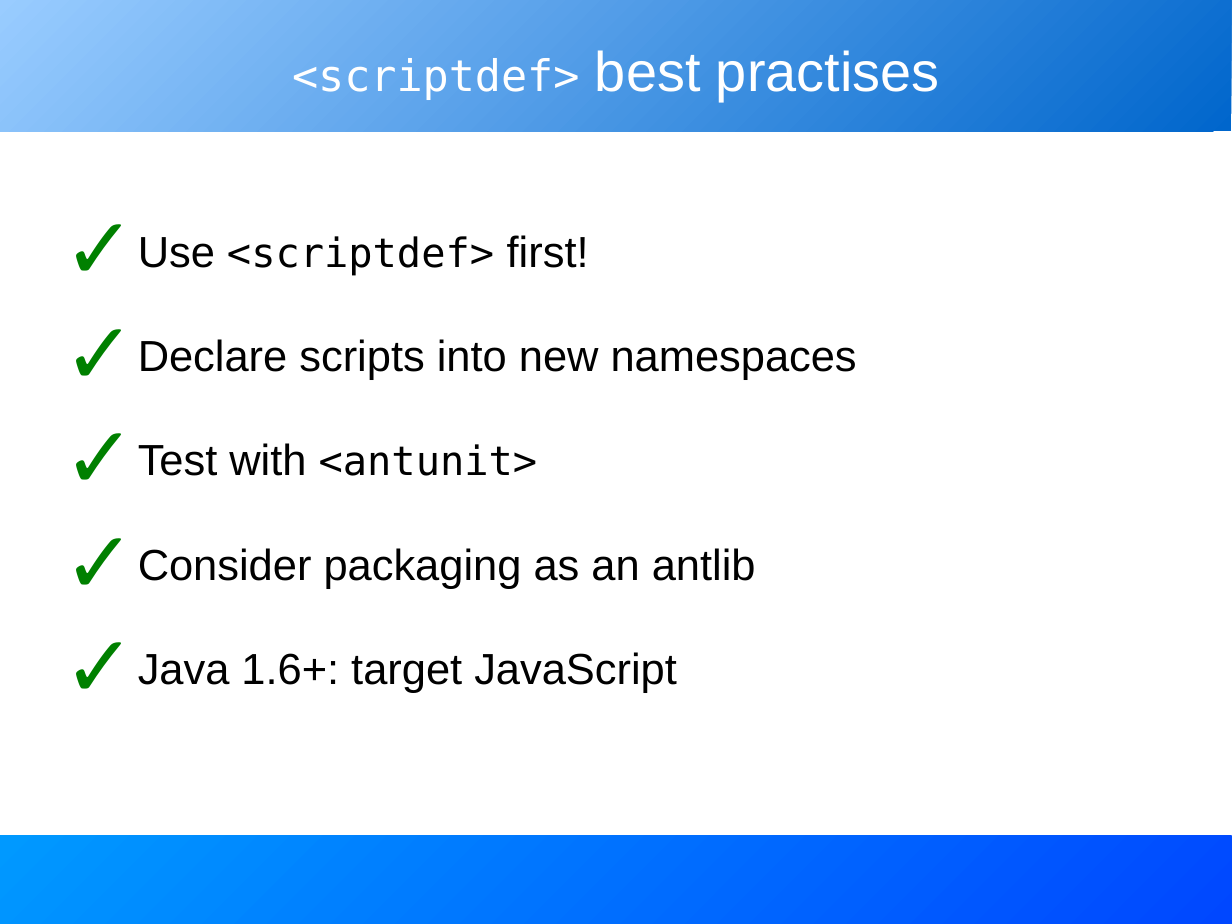
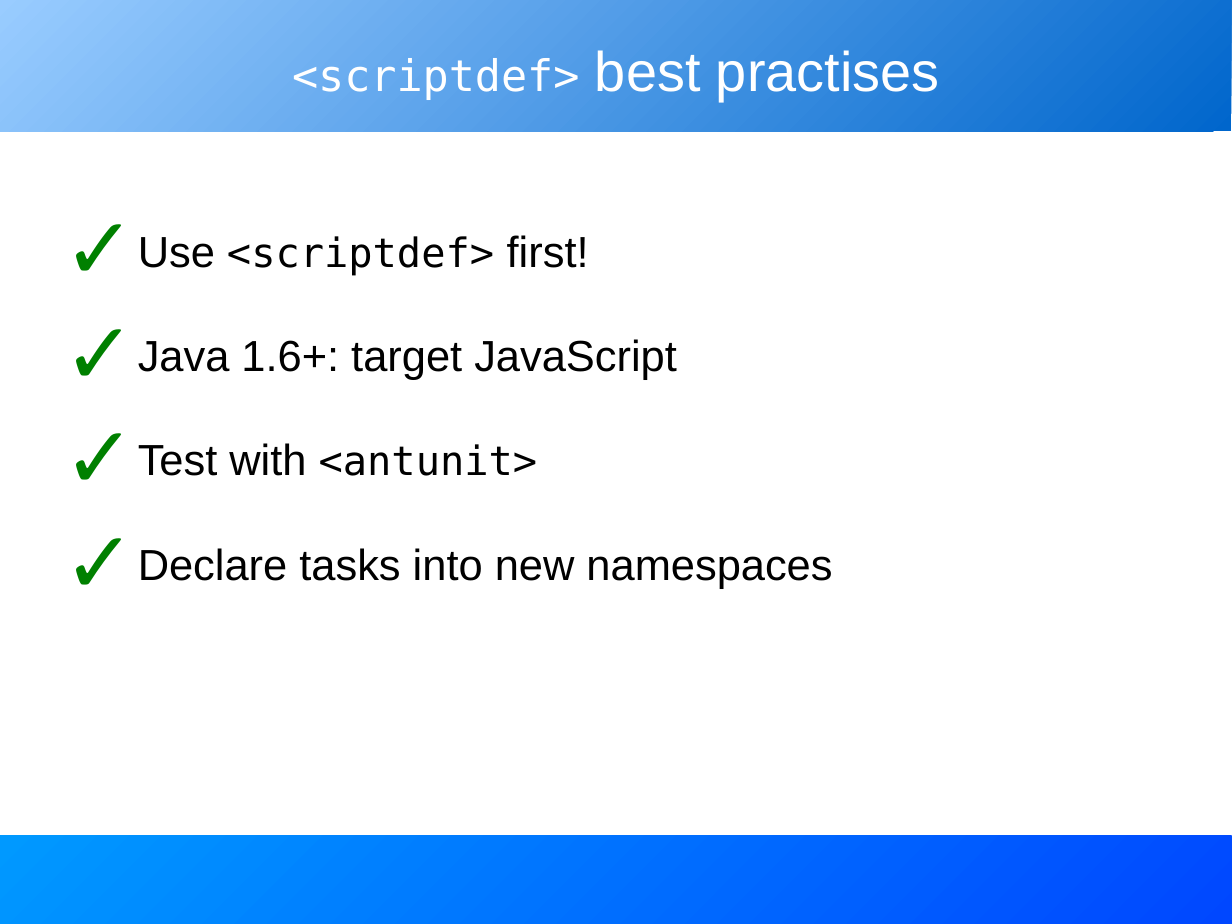
Before and after one commit to BeatrizTercero/repoSvnAnt, a slide deck: slide 14 of core/trunk/docs/slides/extending_ant.odp. Drawn at 1232x924 pixels with LibreOffice and Linux fonts; fonts in the diff are those of the drawing. Boxes give left, top, right and bottom in pixels: in the first picture for what was removed or moved away, otherwise in the second. Text is boxed around its words. In the diff, an @@ line names an element or a change of style, - is before the commit and + after.

```diff
--- a/core/trunk/docs/slides/extending_ant.odp
+++ b/core/trunk/docs/slides/extending_ant.odp
@@ text at <box>138,339,677,380</box>: text changed @@
-✓ Declare scripts into new namespaces
+✓ Java 1.6+: target JavaScript
@@ text at <box>138,548,832,589</box>: text changed @@
-✓ Consider packaging as an antlib
-✓ Java 1.6+: target JavaScript
+✓ Declare tasks into new namespaces
```
Also in this commit, not shown: 21 other slides changed, 1 slide added, 1 slide removed.
